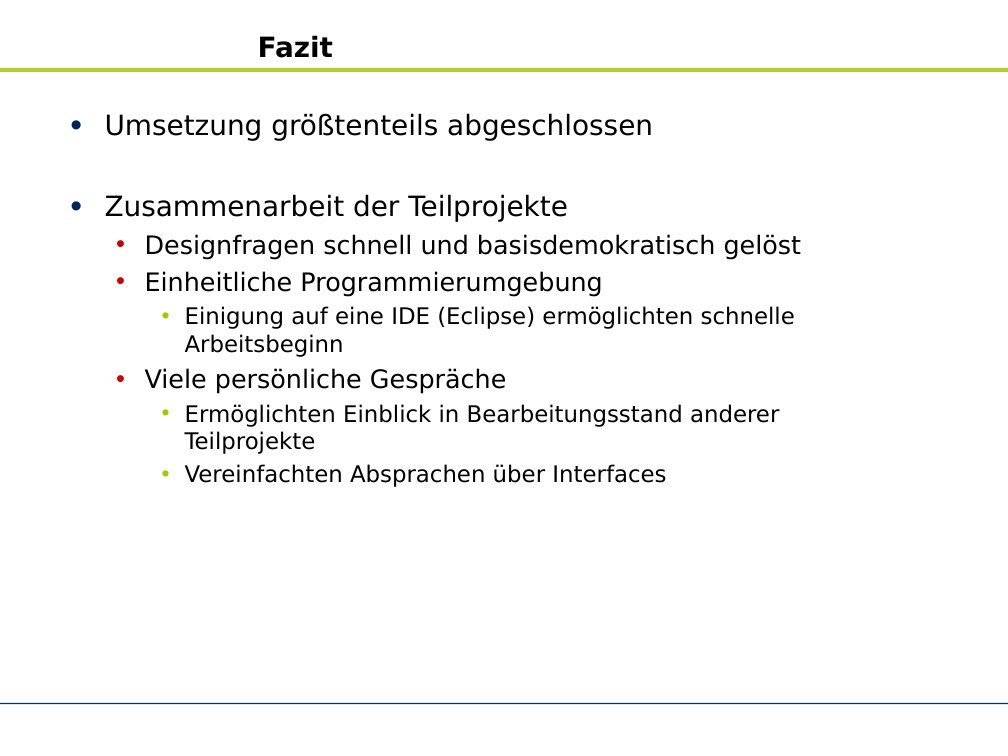
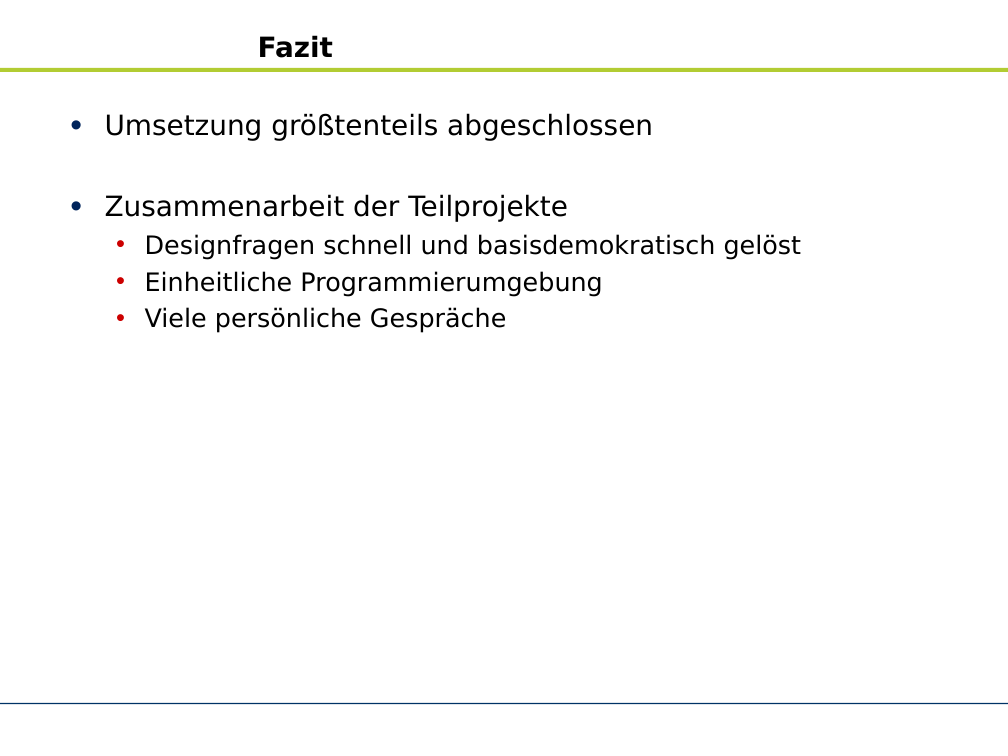
Before and after one commit to zhongxinhua/sose10-swp-uebersetzerbau, a slide deck: slide 32 of trunk/dokumentation/rk-kundenpraesentation/rk-kundenpraesentation.odp (slide 33 before the commit). Drawn at 1008x756 pixels with LibreOffice and Linux fonts; fonts in the diff are those of the drawing; background and template pictures are left out. Boxes give left, top, right and bottom in pixels: in the first picture for what was removed or moved away, otherwise in the second. Text is boxed around its words. In the diff, an @@ line names an element or a change of style, - is before the commit and + after.

```diff
--- a/trunk/dokumentation/rk-kundenpraesentation/rk-kundenpraesentation.odp
+++ b/trunk/dokumentation/rk-kundenpraesentation/rk-kundenpraesentation.odp
@@ text at (x1=185, y1=306, x2=795, y2=357): paragraph removed @@
-    • Einigung auf eine IDE (Eclipse) ermöglichten schnelle Arbeitsbeginn
@@ text at (x1=185, y1=404, x2=779, y2=487): paragraphs removed @@
-    • Ermöglichten Einblick in Bearbeitungsstand anderer Teilprojekte
-    • Vereinfachten Absprachen über Interfaces
```
Also in this commit, not shown: 15 other slides changed, 6 slides added, 7 slides removed, 1 other file.
